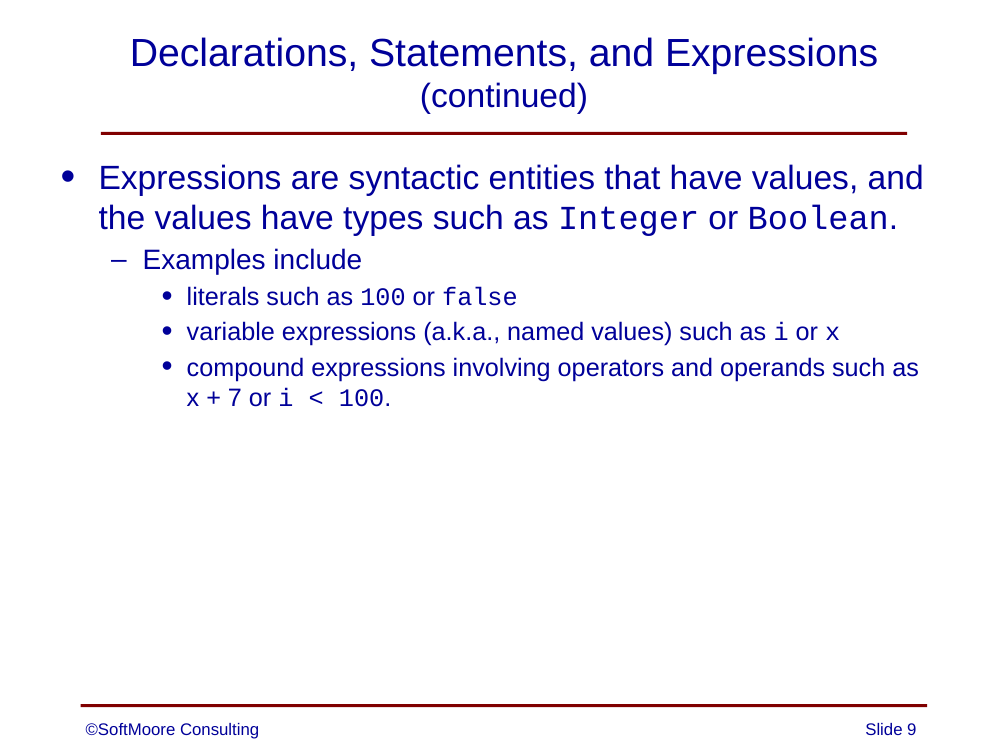
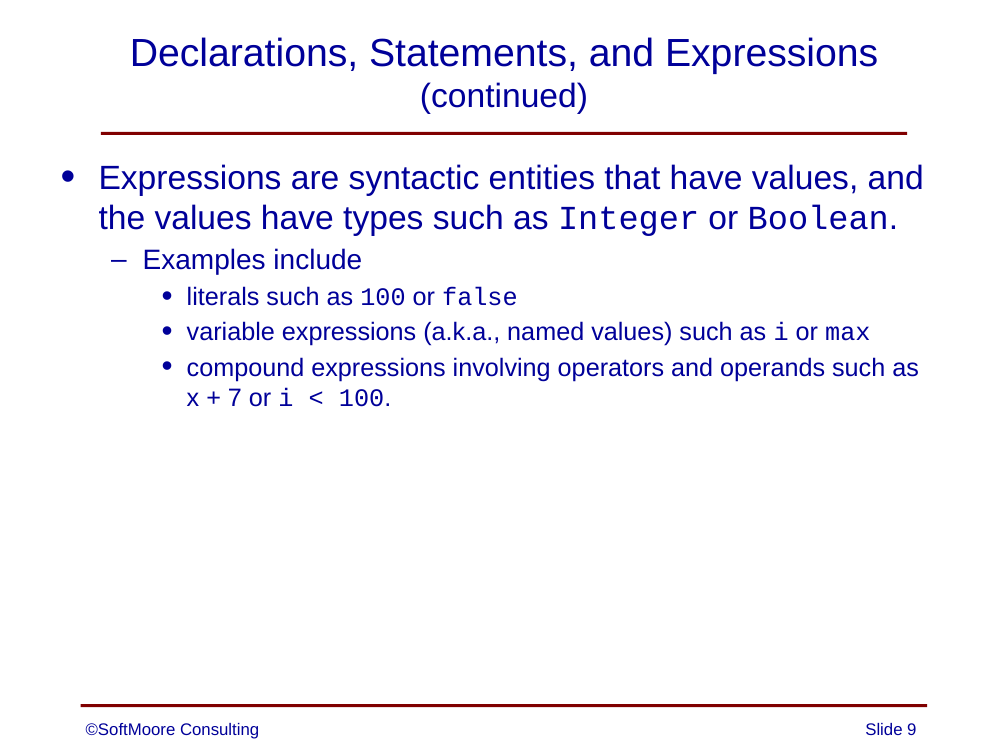
Before and after one commit to SoftMoore/CPRL-Java-3rd, a slide deck: slide 9 of PowerPoints/04 - Definition of CPRL.pptx. Drawn at 1008x756 pixels with LibreOffice and Linux fonts; fonts in the diff are those of the drawing. Boxes give left, top, right and bottom in pixels: in the first picture for what was removed or moved away, otherwise in the second. Text is boxed around its words. In the diff, an @@ line names an element or a change of style, - is before the commit and + after.

```diff
--- a/PowerPoints/04 - Definition of CPRL.pptx
+++ b/PowerPoints/04 - Definition of CPRL.pptx
@@ text at [187, 321, 870, 346]: text changed @@
-    • variable expressions (a.k.a., named values) such as i or x
+    • variable expressions (a.k.a., named values) such as i or max
```
Also in this commit, not shown: 3 other slides changed, 2 other files.
